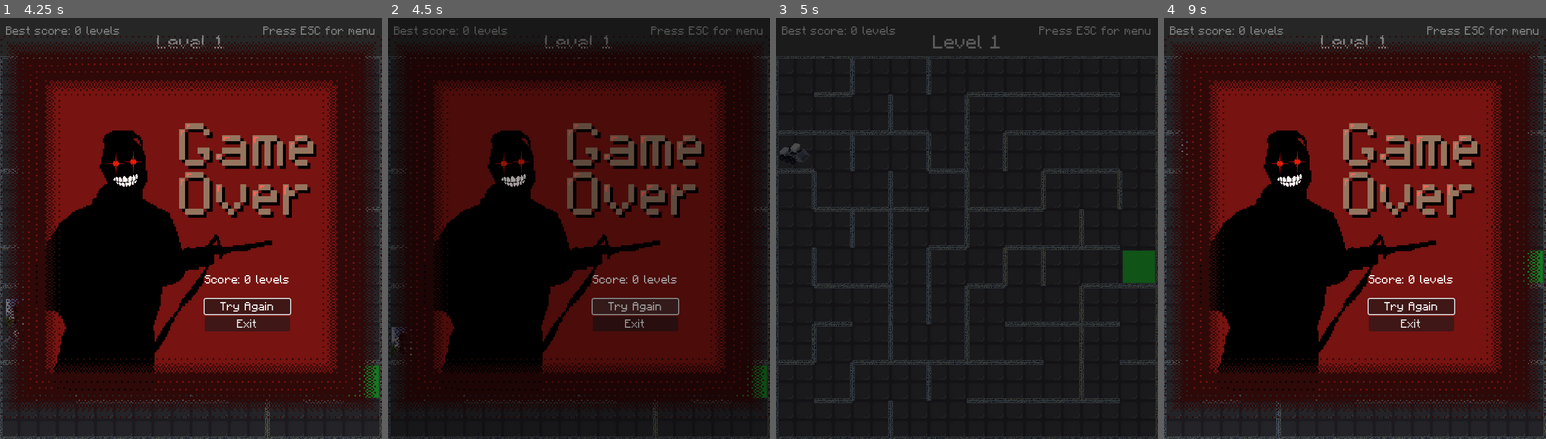
Above: before the commit, frames 1-4 (left to right).
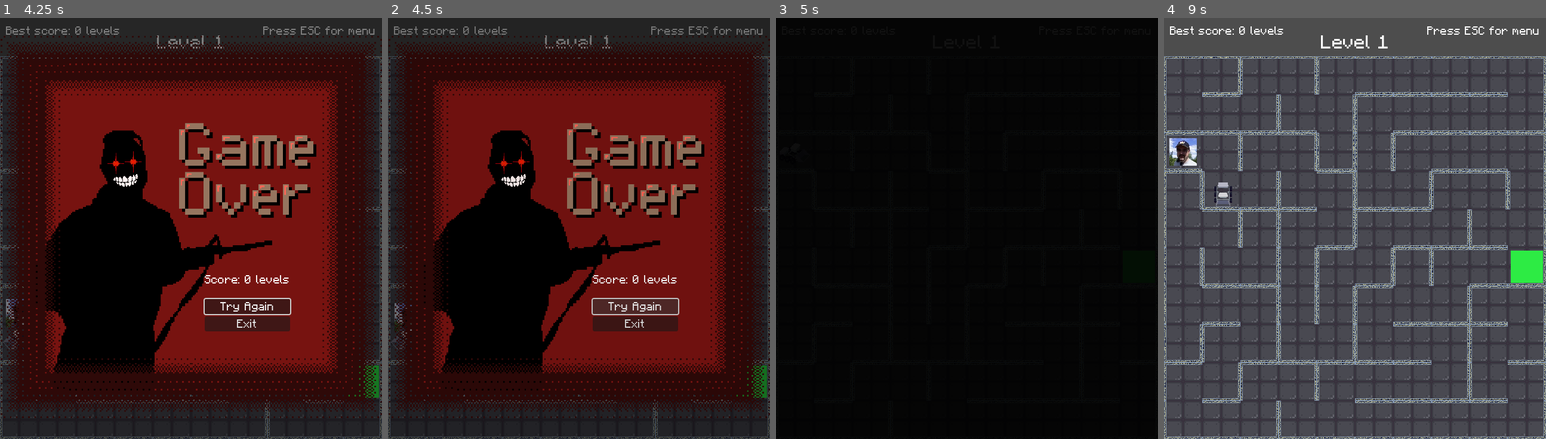
Above: after the commit, the same moments.

Repository: gkim14/CS471_LawlorsLabyrinth
Game: Godot game, scene res://scenes/Main.tscn
Two runs of this game, one before a commit and one after it. Both use one fixed random seed, a clock stepped at 60 frames per second and the inputs below. This scene is started directly instead of the project's main scene.
Inputs (mouse positions are in pixels of both pictures, inside the frame that each line leads up to):
- Up to frame 1 (4.25 s): tap Enter at 0.5, 2, 3.5 s; move the mouse to (275, 207) at 0.52 s; hold D (right) 0.53-1.28 s; tap Space at 1.25, 2.75 s; move the mouse to (114, 249) at 1.27 s; hold S (down) 1.28-2.03 s; move the mouse to (229, 135) at 2.02 s; hold D (right) 2.03-2.78 s; move the mouse to (171, 312) at 2.77 s; hold W (up) 2.78-3.53 s; move the mouse to (305, 291) at 3.52 s; hold A (left) from 3.53 s (still down); tap Escape (ui_cancel) at 4.15 s
- Up to frame 2 (4.5 s): release A (left) at 4.25 s; click "Try Again" at 4.25 s
- Up to frame 3 (5 s): no input
- Up to frame 4 (9 s): move the mouse to (1240, 165) at 5.02 s; hold A (left) 5.03-5.78 s; tap Space at 5.75 s; move the mouse to (1374, 228) at 5.77 s; hold S (down) 5.78-6.53 s; move the mouse to (1297, 123) at 6.52 s; hold D (right) 6.53-7.28 s; move the mouse to (1439, 207) at 7.27 s; hold W (up) 7.28-8.03 s; move the mouse to (1278, 249) at 8.02 s; hold D (right) 8.03-8.78 s; move the mouse to (1393, 135) at 8.77 s; hold S (down) from 8.78 s (still down)

Frame 1 is identical in both runs. In frame 2, 36% of the frame differs, in the area x 0-100%, y 1-100%; in frame 3, 11%; in frame 4, 100%, in the area x 0-100%, y 0-100%.

Commit message:
feat: add sound effects and music

Diff:
--- a/assets/RdMaze.tres
+++ b/assets/RdMaze.tres
@@ -1,6 +1,6 @@
 [gd_resource type="TileSet" load_steps=18 format=3 uid="uid://dcw6qt150n12c"]
 
-[ext_resource type="Texture2D" uid="uid://bu64phxtag3go" path="res://assets/TileSet.png" id="1_l05xf"]
+[ext_resource type="Texture2D" uid="uid://bu64phxtag3go" path="res://assets/images/TileSet.png" id="1_l05xf"]
 
 [sub_resource type="NavigationPolygon" id="NavigationPolygon_l05xf"]
 vertices = PackedVector2Array(24, 24, -32, 24, -32, -32, 24, -32)
--- a/assets/icon.svg
+++ /dev/null
@@ -1 +0,0 @@
-<svg xmlns="http://www.w3.org/2000/svg" width="128" height="128"><rect width="124" height="124" x="2" y="2" fill="#363d52" stroke="#212532" stroke-width="4" rx="14"/><g fill="#fff" transform="translate(12.322 12.322)scale(.101)"><path d="M105 673v33q407 354 814 0v-33z"/><path fill="#478cbf" d="m105 673 152 14q12 1 15 14l4 67 132 10 8-61q2-11 15-15h162q13 4 15 15l8 61 132-10 4-67q3-13 15-14l152-14V427q30-39 56-81-35-59-83-108-43 20-82 47-40-37-88-64 7-51 8-102-59-28-123-42-26 43-46 89-49-7-98 0-20-46-46-89-64 14-123 42 1 51 8 102-48 27-88 64-39-27-82-47-48 49-83 108 26 42 56 81zm0 33v39c0 276 813 276 814 0v-39l-134 12-5 69q-2 10-14 13l-162 11q-12 0-16-11l-10-65H446l-10 65q-4 11-16 11l-162-11q-12-3-14-13l-5-69z"/><path d="M483 600c0 34 58 34 58 0v-86c0-34-58-34-58 0z"/><circle cx="725" cy="526" r="90"/><circle cx="299" cy="526" r="90"/></g><g fill="#414042" transform="translate(12.322 12.322)scale(.101)"><circle cx="307" cy="532" r="60"/><circle cx="717" cy="532" r="60"/></g></svg>
--- a/project.godot
+++ b/project.godot
@@ -13,12 +13,13 @@
 config/name="Lawlor's Labyrinth"
 run/main_scene="uid://bk5eagspv6c5j"
 config/features=PackedStringArray("4.5", "Forward Plus")
-config/icon="res://assets/icon.svg"
+config/icon="uid://bqdcvddiigjo3"
 
 [autoload]
 
 Global="*res://scripts/global.gd"
 TransitionManager="*res://scripts/transition_manager.gd"
+SoundManager="*res://scripts/sound_manager.gd"
 
 [display]
 
--- a/scenes/Exit.tscn
+++ b/scenes/Exit.tscn
@@ -1,7 +1,7 @@
 [gd_scene load_steps=4 format=3 uid="uid://fpxqq4c0mdh5"]
 
 [ext_resource type="Script" uid="uid://dwpj0u0cbbiey" path="res://scripts/exit.gd" id="1_c4vl1"]
-[ext_resource type="Texture2D" uid="uid://dxvwnhetg4oab" path="res://assets/Exit.png" id="2_c8tsr"]
+[ext_resource type="Texture2D" uid="uid://dxvwnhetg4oab" path="res://assets/images/Exit.png" id="2_c8tsr"]
 
 [sub_resource type="RectangleShape2D" id="RectangleShape2D_yhnsb"]
 
--- a/scenes/GameOver.tscn
+++ b/scenes/GameOver.tscn
@@ -1,8 +1,8 @@
 [gd_scene load_steps=6 format=3 uid="uid://r0evpv145223"]
 
 [ext_resource type="Script" uid="uid://cfjmnjc5i84pu" path="res://scripts/game_over.gd" id="1_6bcno"]
-[ext_resource type="Texture2D" uid="uid://c112ob4jmrypu" path="res://assets/GamerOver1.png" id="2_qae0b"]
-[ext_resource type="FontFile" uid="uid://n5dm3jmtutgc" path="res://assets/mac's Extended Minecraft.ttf" id="3_vuicl"]
+[ext_resource type="Texture2D" uid="uid://c112ob4jmrypu" path="res://assets/images/GamerOver1.png" id="2_qae0b"]
+[ext_resource type="FontFile" uid="uid://n5dm3jmtutgc" path="res://assets/fonts/mac's Extended Minecraft.ttf" id="3_vuicl"]
 
 [sub_resource type="LabelSettings" id="LabelSettings_tvctj"]
 font_size = 30
--- a/scenes/InstructionsWindow.tscn
+++ b/scenes/InstructionsWindow.tscn
@@ -1,8 +1,8 @@
 [gd_scene load_steps=4 format=3 uid="uid://cd8fp17oyvk3x"]
 
 [ext_resource type="Script" uid="uid://blmmfumlqfg4o" path="res://scripts/instructions_window.gd" id="1_1bwer"]
-[ext_resource type="FontFile" uid="uid://n5dm3jmtutgc" path="res://assets/mac's Extended Minecraft.ttf" id="2_j4mpu"]
-[ext_resource type="FontFile" uid="uid://bpoqrwd33nc5j" path="res://assets/mac's Minecraft Bold.ttf" id="3_xj81n"]
+[ext_resource type="FontFile" uid="uid://n5dm3jmtutgc" path="res://assets/fonts/mac's Extended Minecraft.ttf" id="2_j4mpu"]
+[ext_resource type="FontFile" uid="uid://bpoqrwd33nc5j" path="res://assets/fonts/mac's Minecraft Bold.ttf" id="3_xj81n"]
 
 [node name="InstructionsWindow" type="Control"]
 process_mode = 3
--- a/scenes/Lawlor.tscn
+++ b/scenes/Lawlor.tscn
@@ -1,6 +1,6 @@
 [gd_scene load_steps=4 format=3 uid="uid://m4npw65g45fi"]
 
-[ext_resource type="Texture2D" uid="uid://dm7d6h10ikrlq" path="res://assets/Lawlor.png" id="1_0giwf"]
+[ext_resource type="Texture2D" uid="uid://dm7d6h10ikrlq" path="res://assets/images/Lawlor.png" id="1_0giwf"]
 [ext_resource type="Script" uid="uid://bls4og5a4vhd0" path="res://scripts/lawlor.gd" id="1_yi5mx"]
 
 [sub_resource type="RectangleShape2D" id="RectangleShape2D_2an8f"]
--- a/scenes/Main.tscn
+++ b/scenes/Main.tscn
@@ -4,7 +4,7 @@
 [ext_resource type="Script" uid="uid://dp16b6cgyjask" path="res://scripts/main.gd" id="1_rarhs"]
 [ext_resource type="PackedScene" uid="uid://csl5gj8r6i4ko" path="res://scenes/MazeAddon.tscn" id="2_rvslj"]
 [ext_resource type="PackedScene" uid="uid://bvctpnbtxg0gb" path="res://scenes/PauseMenu.tscn" id="3_0bbpv"]
-[ext_resource type="FontFile" uid="uid://n5dm3jmtutgc" path="res://assets/mac's Extended Minecraft.ttf" id="5_vcsgt"]
+[ext_resource type="FontFile" uid="uid://n5dm3jmtutgc" path="res://assets/fonts/mac's Extended Minecraft.ttf" id="5_vcsgt"]
 
 [sub_resource type="LabelSettings" id="LabelSettings_rarhs"]
 font_size = 25
--- a/scenes/PauseMenu.tscn
+++ b/scenes/PauseMenu.tscn
@@ -1,7 +1,7 @@
 [gd_scene load_steps=4 format=3 uid="uid://bvctpnbtxg0gb"]
 
 [ext_resource type="Script" uid="uid://g2hvmbsdjgfg" path="res://scripts/pause_menu.gd" id="1_nov15"]
-[ext_resource type="FontFile" uid="uid://n5dm3jmtutgc" path="res://assets/mac's Extended Minecraft.ttf" id="2_g4jo0"]
+[ext_resource type="FontFile" uid="uid://n5dm3jmtutgc" path="res://assets/fonts/mac's Extended Minecraft.ttf" id="2_g4jo0"]
 
 [sub_resource type="LabelSettings" id="LabelSettings_jvnd5"]
 font_size = 25
--- a/scenes/Player.tscn
+++ b/scenes/Player.tscn
@@ -1,8 +1,8 @@
 [gd_scene load_steps=6 format=3 uid="uid://yldodekd0tgo"]
 
 [ext_resource type="Script" uid="uid://cbk5fn6inww3w" path="res://scripts/player_script.gd" id="2_3li8b"]
-[ext_resource type="Texture2D" uid="uid://cd1xqji5ysdu0" path="res://assets/PlayerLR.png" id="2_v6fml"]
-[ext_resource type="Texture2D" uid="uid://d3a6ix173jctq" path="res://assets/PlayerUD.png" id="3_3li8b"]
+[ext_resource type="Texture2D" uid="uid://cd1xqji5ysdu0" path="res://assets/images/PlayerLR.png" id="2_v6fml"]
+[ext_resource type="Texture2D" uid="uid://d3a6ix173jctq" path="res://assets/images/PlayerUD.png" id="3_3li8b"]
 
 [sub_resource type="SpriteFrames" id="SpriteFrames_mdl7e"]
 animations = [{
--- a/scenes/StartScreen.tscn
+++ b/scenes/StartScreen.tscn
@@ -1,8 +1,8 @@
 [gd_scene load_steps=6 format=3 uid="uid://bk5eagspv6c5j"]
 
 [ext_resource type="Script" uid="uid://6kxm4iekpak" path="res://scripts/start_screen.gd" id="1_4vrcr"]
-[ext_resource type="Texture2D" uid="uid://bqdcvddiigjo3" path="res://assets/Start.png" id="2_pswtb"]
-[ext_resource type="FontFile" uid="uid://n5dm3jmtutgc" path="res://assets/mac's Extended Minecraft.ttf" id="3_a0vbq"]
+[ext_resource type="Texture2D" uid="uid://bqdcvddiigjo3" path="res://assets/images/Start.png" id="2_pswtb"]
+[ext_resource type="FontFile" uid="uid://n5dm3jmtutgc" path="res://assets/fonts/mac's Extended Minecraft.ttf" id="3_a0vbq"]
 
 [sub_resource type="LabelSettings" id="LabelSettings_pswtb"]
 font_size = 30
--- a/scripts/exit.gd
+++ b/scripts/exit.gd
@@ -4,6 +4,9 @@
 
 func _on_body_entered(body: Node2D) -> void:
 	if body.is_in_group("Player"):
+		SoundManager.stop_looping_sfx("player_move")
+		SoundManager.stop_sounds()
+		SoundManager.play_sfx("next_level")
 		Global.curr_score = Global.level_count
 		if (Global.curr_score) > Global.best_score:
 			Global.best_score = Global.curr_score
--- a/scripts/game_over.gd
+++ b/scripts/game_over.gd
@@ -5,16 +5,33 @@
 @onready var exit_button = $CenterContainer/VBoxContainer/ExitButton
 
 func _ready():
+	SoundManager.play_sfx("ui_game_over")
+	SoundManager.stop_looping_sfx("player_move")
+	SoundManager.stop_sounds()
+	SoundManager.stop_music(true)
+
 	if (Global.curr_score) == 1:
 		score_label.text = "Score: " + str(Global.curr_score) + " level\n"
 	else:
 		score_label.text = "Score: " + str(Global.curr_score) + " levels\n"
 	get_window().content_scale_size = Vector2i(10*64,11*64)
 	reset_button.grab_focus()
+
 	reset_button.pressed.connect(on_reset)
 	exit_button.pressed.connect(on_exit_to_start)
 
+	for button in $CenterContainer/VBoxContainer.get_children():
+		if button is Button:
+			button.focus_entered.connect(func(): SoundManager.play_sfx("ui_hover"))
+			button.mouse_entered.connect(func(): SoundManager.play_sfx("ui_hover"))
+			button.pressed.connect(func(): SoundManager.play_sfx("ui_press"))
+
 func on_reset():
+	SoundManager.play_sfx("ui_start")
+	SoundManager.stop_looping_sfx("player_move")
+	SoundManager.stop_sounds()
+	await get_tree().create_timer(0.15).timeout
+
 	get_tree().paused = false
 	Global.game_over = false
 	Global.new_level = true
@@ -25,6 +42,11 @@
 	await TransitionManager.reload_scene_fade()
 
 func on_exit_to_start():
+	SoundManager.play_sfx("ui_start")
+	SoundManager.stop_sounds()
+	SoundManager.stop_music(true)
+	await get_tree().create_timer(0.15).timeout
+
 	get_tree().paused = false
 	Global.game_over = false
 
--- a/scripts/instructions_window.gd
+++ b/scripts/instructions_window.gd
@@ -7,6 +7,7 @@
 func _ready():
 	close_button.grab_focus()
 	close_button.pressed.connect(on_close)
+	close_button.mouse_entered.connect(func(): SoundManager.play_sfx("ui_hover"))
 
 func on_close():
 	await TransitionManager.fade_out_ui(self, 0.1)
--- a/scripts/lawlor.gd
+++ b/scripts/lawlor.gd
@@ -4,6 +4,7 @@
 @onready var agent: NavigationAgent2D = $NavigationAgent2D
 var target
 var SPEED = 410
+var started_chase = false
 
 func _ready() -> void:
 	@warning_ignore("integer_division")
@@ -18,6 +19,12 @@
 func _physics_process(_delta: float) -> void:
 	target = layer.get_child(0)
 	agent.target_position = target.global_position
+
+	# Play chase sound when first detecting player
+	if not started_chase and target:
+		started_chase = true
+		SoundManager.play_sfx("enemy_chase")
+
 	velocity = global_position.direction_to(agent.get_next_path_position()) * SPEED
 	move_and_slide()
 
@@ -30,6 +37,7 @@
 		handle_game_over()
 
 func handle_game_over():
+	SoundManager.play_sfx("enemy_catch")
 	Global.game_over = true
 	get_tree().paused = true
 
--- a/scripts/main.gd
+++ b/scripts/main.gd
@@ -26,6 +26,15 @@
 	pause_menu.restart_game.connect(on_restart)
 	pause_menu.exit_to_start.connect(on_exit_to_start)
 
+	for button in $UI/PauseMenu/CenterContainer/VBoxContainer.get_children():
+		if button is Button:
+			button.focus_entered.connect(func(): SoundManager.play_sfx("ui_hover"))
+			button.mouse_entered.connect(func(): SoundManager.play_sfx("ui_hover"))
+			button.pressed.connect(func(): SoundManager.play_sfx("ui_press"))
+
+	if not SoundManager.music_player.playing:
+		SoundManager.play_music("background_music", true, true)
+
 func _unhandled_input(event: InputEvent) -> void:
 	if event.is_action_pressed("ui_cancel"):
 		toggle_pause()
@@ -35,10 +44,16 @@
 	get_tree().paused = paused
 
 	if paused:
+		SoundManager.play_sfx("ui_pause_open")
+		SoundManager.stop_looping_sfx("player_move")
+		SoundManager.stop_sounds()
+		SoundManager.lower_music_volume()
 		await TransitionManager.fade_in_ui(pause_menu, 0.1)
 		pause_menu.resume_button.grab_focus()
 
 func on_resume():
+	SoundManager.play_sfx("ui_pause_close")
+	SoundManager.restore_music_volume()
 	await TransitionManager.fade_out_ui(pause_menu, 0.1)
 	get_tree().paused = false
 
@@ -58,6 +73,8 @@
 	await TransitionManager.fade_in_ui(instructions, 0.1)
 
 func close_instructions():
+	SoundManager.play_sfx("ui_press")
+
 	# Enable menu input when window closes
 	for button in $UI/PauseMenu/CenterContainer/VBoxContainer.get_children():
 		if button is Button:
@@ -66,16 +83,27 @@
 	pause_menu.instructions_button.grab_focus()
 
 func on_restart():
+	SoundManager.play_sfx("ui_pause_close")
+	SoundManager.stop_looping_sfx("player_move")
+	SoundManager.stop_sounds()
 	get_tree().paused = false
 	Global.new_level = false
 	pause_menu.visible = false
+
 	var current_node = get_tree().current_scene.get_node("MazeAddon")
 	var new_node = preload("res://scenes/MazeAddon.tscn").instantiate()
 	get_tree().current_scene.remove_child(current_node)
 	get_tree().current_scene.add_child(new_node)
 
+	SoundManager.restore_music_volume()
 	emit_signal("updated")
 
 func on_exit_to_start():
+	SoundManager.play_sfx("ui_start")
+	SoundManager.stop_sounds()
+	SoundManager.stop_music(true)
+	await get_tree().create_timer(0.15).timeout
+
 	get_tree().paused = false
+
 	await TransitionManager.change_scene_fade("res://scenes/StartScreen.tscn")
--- a/scripts/player_script.gd
+++ b/scripts/player_script.gd
@@ -26,4 +26,9 @@
 	var input_direction = Input.get_vector("left", "right", "up", "down")
 	velocity = input_direction * speed
 
+	if input_direction != Vector2.ZERO:
+		SoundManager.play_looping_sfx("player_move")
+	else:
+		SoundManager.stop_looping_sfx("player_move", 0.1)
+
 	move_and_slide()
--- /dev/null
+++ b/scripts/sound_manager.gd
@@ -0,0 +1,144 @@
+extends Node
+
+@onready var sfx_player = AudioStreamPlayer.new()
+@onready var music_player = AudioStreamPlayer.new()
+@onready var ui_player = AudioStreamPlayer.new()
+
+var sounds = {
+	# Game SFX
+	"player_move": preload("res://assets/sounds/sfx/sfx_vehicle_carloop1.ogg"),
+	"enemy_chase": preload("res://assets/sounds/sfx/sfx_alarm_loop3.wav"),
+	"enemy_catch": preload("res://assets/sounds/sfx/sfx_deathscream_robot1.wav"),
+	"next_level": preload("res://assets/sounds/sfx/sfx_sounds_fanfare3.wav"),
+	"background_music": preload("res://assets/sounds/music/Juhani Junkala [Retro Game Music Pack] Ending.ogg"),
+	"title_music": preload("res://assets/sounds/music/doubts_loop.ogg"),
+
+	# UI SFX
+	"ui_start": preload("res://assets/sounds/sfx/sfx_menu_select4.wav"),
+	"ui_hover": preload("res://assets/sounds/sfx/sfx_menu_move4.wav"),
+	"ui_pause_open": preload("res://assets/sounds/sfx/sfx_sounds_pause2_in.wav"),
+	"ui_pause_close": preload("res://assets/sounds/sfx/sfx_sounds_pause2_out.wav"),
+	"ui_game_over": preload("res://assets/sounds/sfx/GameOver.wav"),
+	"ui_press": preload("res://assets/sounds/sfx/sfx_sounds_button7.wav")
+}
+
+var looping_sounds = {}
+
+func _ready():
+	add_child(sfx_player)
+	add_child(music_player)
+	add_child(ui_player)
+
+	sfx_player.bus = "SFX"
+	music_player.bus = "Music"
+	ui_player.bus = "UI"
+
+	self.process_mode = Node.PROCESS_MODE_ALWAYS
+	music_player.process_mode = Node.PROCESS_MODE_ALWAYS
+
+# One-shot SFX
+func play_sfx(sound_name: String, volume: float = -15.0):
+	if not sounds.has(sound_name): return
+	var player = AudioStreamPlayer.new()
+	player.stream = sounds[sound_name]
+	player.volume_db = volume
+	player.bus = "SFX"
+	add_child(player)
+	player.play()
+
+	player.finished.connect(func(p = player):
+		if is_instance_valid(p):
+			p.queue_free()
+	)
+
+# Music
+func play_music(sound_name: String, loop = true, fade_in = false):
+	if not sounds.has(sound_name): return
+	music_player.stream = sounds[sound_name]
+	music_player.stream.loop = loop
+	if fade_in:
+		music_player.volume_db = -40
+		music_player.play()
+		var tween = create_tween()
+		tween.tween_property(music_player, "volume_db", -10, 1.0)
+	else:
+		music_player.volume_db = -10
+		music_player.play()
+
+func stop_music(fade_out = false):
+	if fade_out:
+		var tween = create_tween()
+		tween.tween_property(music_player, "volume_db", -40, 0.5)
+		tween.finished.connect(func():
+			if is_instance_valid(music_player):
+				music_player.stop()
+		)
+	else:
+		music_player.stop()
+
+func lower_music_volume(target_db: float = -20.0, duration: float = 1.0):
+	if not music_player.playing:
+		return
+	var tween = create_tween()
+	tween.tween_property(music_player, "volume_db", target_db, duration)
+
+func restore_music_volume(target_db: float = -10.0, duration: float = 1.0):
+	if not music_player.playing:
+		return
+	var tween = create_tween()
+	tween.tween_property(music_player, "volume_db", target_db, duration)
+
+# Looping SFX
+func create_looping_sfx(sound_name: String, volume: float = 0.0):
+	if not sounds.has(sound_name):
+		return
+	var player = AudioStreamPlayer.new()
+	player.bus = "SFX"
+	player.volume_db = volume
+	player.stream = sounds[sound_name]
+	if player.stream is AudioStreamOggVorbis:
+		player.stream.loop = true
+	add_child(player)
+	looping_sounds[sound_name] = player
+
+func play_looping_sfx(sound_name: String, volume: float = -23):
+	if not looping_sounds.has(sound_name):
+		create_looping_sfx(sound_name, volume)
+	var player = looping_sounds[sound_name]
+	if not is_instance_valid(player):
+		create_looping_sfx(sound_name, volume)
+		player = looping_sounds[sound_name]
+
+	player.volume_db = volume
+	if player.stream is AudioStreamOggVorbis:
+		player.stream.loop = true
+
+	if not player.playing:
+		player.play()
+
+func stop_looping_sfx(sound_name: String, fade_out: float = 0.3):
+	if not looping_sounds.has(sound_name):
+		return
+	var player = looping_sounds[sound_name]
+	if not is_instance_valid(player):
+		looping_sounds.erase(sound_name)
+		return
+
+	# Fade out with tween
+	if fade_out > 0.0:
+		var tween = create_tween()
+		tween.tween_property(player, "volume_db", -40, fade_out)
+		tween.finished.connect(func(p = player):
+			if is_instance_valid(p):
+				p.stop()
+				p.volume_db = -23
+		)
+	else:
+		player.stop()
+		player.volume_db = -23
+
+# Stop all active SFX
+func stop_sounds():
+	sfx_player.stop()
+	for key in looping_sounds.keys():
+		stop_looping_sfx(key)
--- a/scripts/start_screen.gd
+++ b/scripts/start_screen.gd
@@ -14,14 +14,27 @@
 		best_score.text = "Best Score: " + str(Global.best_score) + " levels\n"
 	get_window().content_scale_size = Vector2i(10*64,11*64)
 	play_button.grab_focus()
+
 	play_button.pressed.connect(on_play)
 	instructions_button.pressed.connect(on_instructions)
 	quit_button.pressed.connect(on_quit)
+
+	for button in $CenterContainer/VBoxContainer.get_children():
+		if button is Button:
+			button.focus_entered.connect(func(): SoundManager.play_sfx("ui_hover"))
+			button.mouse_entered.connect(func(): SoundManager.play_sfx("ui_hover"))
+			button.pressed.connect(func(): SoundManager.play_sfx("ui_press"))
+
+	SoundManager.play_music("title_music", true, true)
 
 func on_ready_deferred():
 	await TransitionManager.fade_out(0.5)
 
 func on_play():
+	SoundManager.play_sfx("ui_start")
+	SoundManager.stop_music(true)
+	await get_tree().create_timer(0.15).timeout
+
 	Global.game_over = false
 	Global.new_level = true
 	Global.level_count = 1
@@ -43,6 +56,8 @@
 	await TransitionManager.fade_in_ui(instructions, 0.1)
 
 func close_instructions():
+	SoundManager.play_sfx("ui_press")
+
 	# Enable menu input when window closes
 	for button in $CenterContainer/VBoxContainer.get_children():
 		if button is Button:
@@ -51,4 +66,6 @@
 	instructions_button.grab_focus()
 
 func on_quit():
+	SoundManager.stop_music(true)
+	await get_tree().create_timer(0.25).timeout
 	get_tree().quit()
Not shown, removed: assets/TileSet.png.import
Renamed: assets/mac's Extended Minecraft.ttf -> assets/fonts/mac's Extended Minecraft.ttf
Not shown, changed: assets/fonts/mac's Extended Minecraft.ttf.import
Renamed: assets/mac's Minecraft Bold.ttf -> assets/fonts/mac's Minecraft Bold.ttf
Not shown, changed: assets/fonts/mac's Minecraft Bold.ttf.import
Renamed: assets/Exit.png -> assets/images/Exit.png
Not shown, changed: assets/images/Exit.png.import
Renamed: assets/GamerOver1.png -> assets/images/GamerOver1.png
Not shown, changed: assets/images/GamerOver1.png.import
Renamed: assets/Lawlor.png -> assets/images/Lawlor.png
Not shown, changed: assets/images/Lawlor.png.import
Renamed: assets/PlayerLR.png -> assets/images/PlayerLR.png
(and 32 more such lines)
